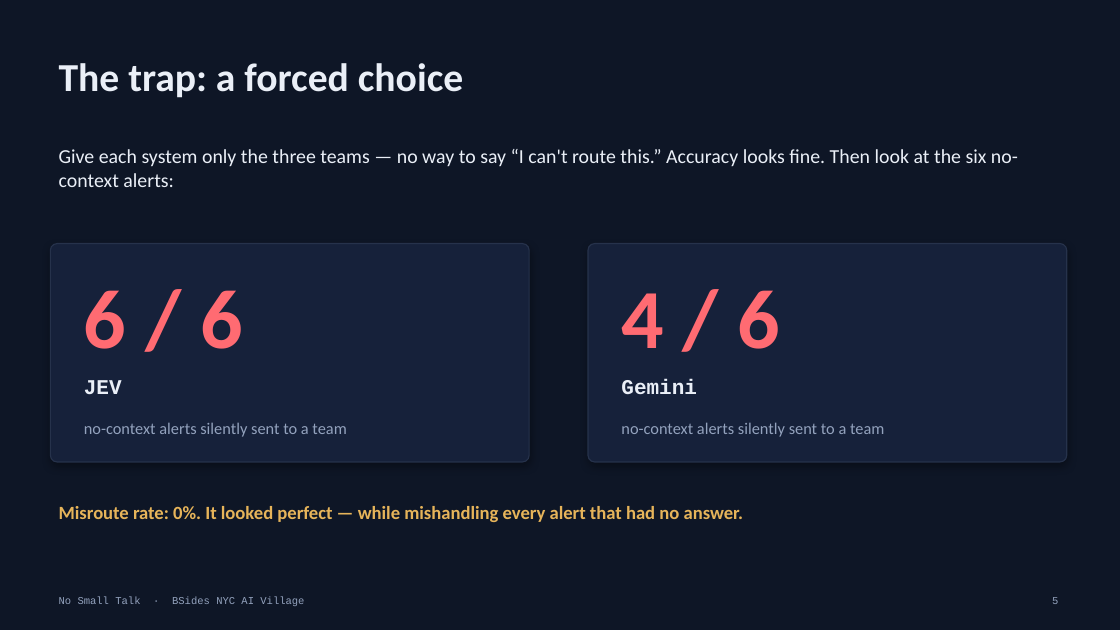
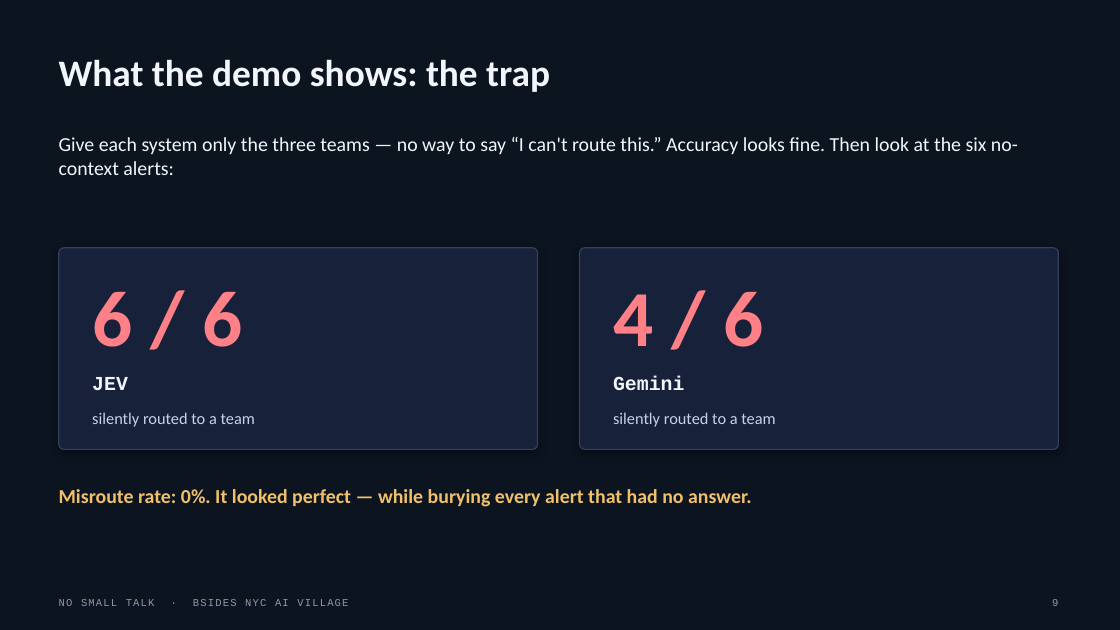
Before and after one commit to sanj-mishra/no-small-talk, a slide deck: slide 9 of submission/no-small-talk-deck.pptx (slide 5 before the commit). Drawn at 1120x630 pixels with LibreOffice and Linux fonts; fonts in the diff are those of the drawing. Boxes give left, top, right and bottom in pixels: in the first picture for what was removed or moved away, otherwise in the second. Text is boxed around its words. In the diff, an @@ line names an element or a change of style, - is before the commit and + after.

```diff
--- a/submission/no-small-talk-deck.pptx
+++ b/submission/no-small-talk-deck.pptx
@@ background #0E1626 to #0C1420 @@
@@ text at [59,59,550,92]: text changed; size 34 to 32 pt; text colour #EAEFF7 to #F2F6FC @@
-The trap: a forced choice
+What the demo shows: the trap
@@ text "Give each system only the ...": place and size @@
-text "Give each system only the ..." at [59,149,1018,187]
+text "Give each system only the ..." at [59,137,1018,175]
@@ text "Give each system only the ..." at [59,137,1018,175]: text colour #EAEFF7 to #F2F6FC @@
@@ rounded rectangle at [59,248,538,450]: fill #16213A to #17223A; outline #26324B 1 pt to #33415E 1 pt; shadow changed; proportions changed @@
@@ rounded rectangle: place and size @@
-rounded rectangle at [50,244,529,462]
+rounded rectangle at [59,248,538,450]
@@ text "6 / 6": place and size @@
-text "6 / 6" at [84,290,243,349]
+text "6 / 6" at [92,292,242,347]
@@ text "6 / 6" at [92,292,242,347]: size 72 to 68 pt, text colour #FF6B72 to #FF8086 @@
@@ rounded rectangle: place and size @@
-rounded rectangle at [588,244,1067,462]
+rounded rectangle at [580,248,1059,450]
@@ rounded rectangle at [580,248,1059,450]: fill #16213A to #17223A; outline #26324B 1 pt to #33415E 1 pt; shadow changed; proportions changed @@
@@ text "4 / 6" at [613,292,763,347]: size 72 to 68 pt, text colour #FF6B72 to #FF8086 @@
@@ text "4 / 6": place and size @@
-text "4 / 6" at [621,290,781,349]
+text "4 / 6" at [613,292,763,347]
@@ text "JEV": place and size @@
-text "JEV" at [84,380,122,394]
+text "JEV" at [92,377,128,390]
@@ text "JEV" at [92,377,128,390]: size 18 to 17 pt, text colour #EAEFF7 to #F2F6FC @@
@@ text "Gemini" at [613,376,684,390]: size 18 to 17 pt, text colour #EAEFF7 to #F2F6FC @@
@@ text "Gemini": place and size @@
-text "Gemini" at [621,379,697,394]
+text "Gemini" at [613,376,684,390]
@@ text at [92,412,255,427]: text changed; text colour #93A2BD to #C6D2E6 @@
-no-context alerts silently sent to a team
+silently routed to a team
@@ text at [613,412,775,427]: text changed; text colour #93A2BD to #C6D2E6 @@
-no-context alerts silently sent to a team
+silently routed to a team
@@ text at [59,489,752,507]: text changed; size 16 to 17 pt; text colour #E6B45A to #F0C06A @@
-Misroute rate: 0%. It looked perfect — while mishandling every alert that had no answer.
+Misroute rate: 0%. It looked perfect — while burying every alert that had no answer.
@@ text at [59,599,348,606]: text changed; text colour #93A2BD to #8A99B5 @@
-No Small Talk · BSides NYC AI Village
+NO SMALL TALK · BSIDES NYC AI VILLAGE
@@ text removed at [1052,597,1058,604] @@
-5
@@ text added at [1052,599,1058,606], 9 pt, text #8A99B5 @@
+9
```
Also in this commit, not shown: 4 other slides changed, 8 slides added, 7 slides removed, 1 other file.
